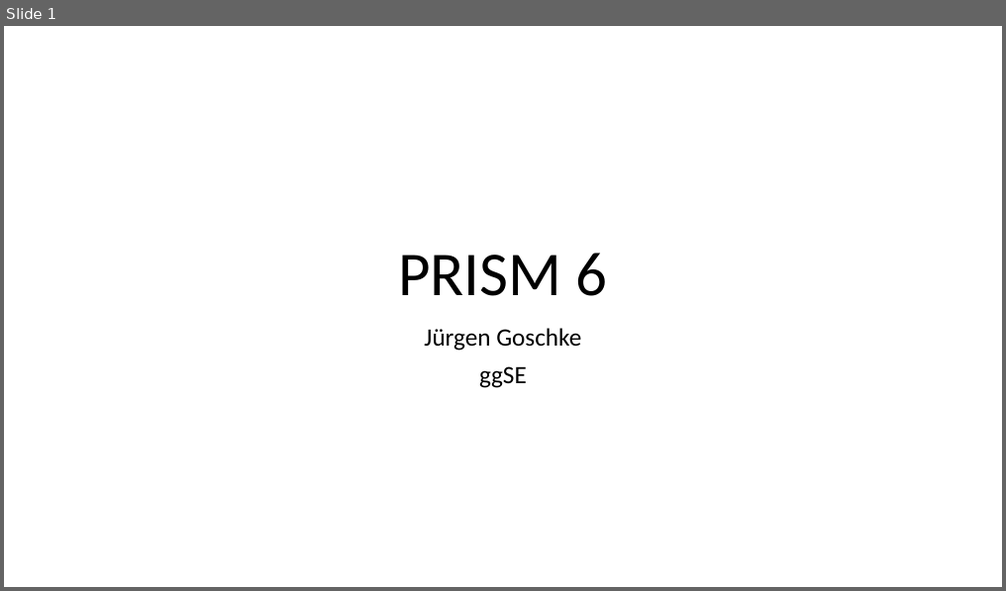
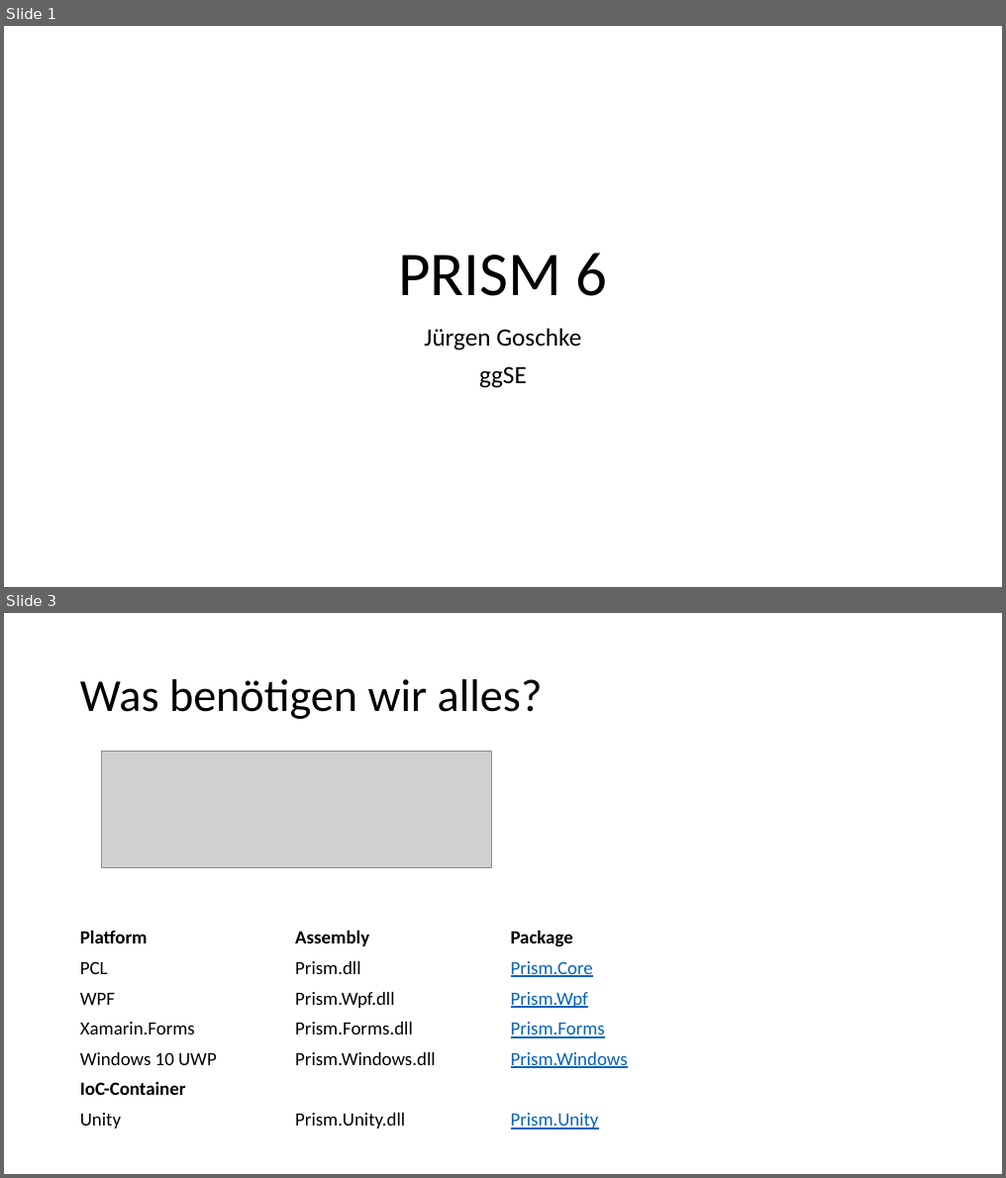
Before and after one commit to JGoschke/Usergroup, a slide deck: Prism6/Prism6.pptx. Shown one above the other, each under a label of ours: slide 1 before the commit, slides 1 and 3 after it; the slides between them are not shown. The pictures are 1006x591 and 1006x1178 pixels, drawn with LibreOffice and Linux fonts; fonts in the diff are those of the drawing; grey boxes stand for pictures. Boxes give left, top, right and bottom in pixels: in the first picture for what was removed or moved away, otherwise in the second. Text is boxed around its words. In the diff, an @@ line names an element or a change of style, - is before the commit and + after.

```diff
--- a/Prism6/Prism6.pptx
+++ b/Prism6/Prism6.pptx
@@ slide 3 added at (4, 613, 1002, 1174), background #FFFFFF @@
@@ title added at (80, 679, 543, 719), 44 pt, text #000000 @@
+Was benötigen wir alles?
@@ picture added at (101, 752, 491, 867) @@
@@ table added at (73, 923, 936, 1134), 7 rows, 4 columns @@
+Platform | Assembly | Package | 
+PCL | Prism.dll | Prism.Core | 
+WPF | Prism.Wpf.dll | Prism.Wpf | 
+Xamarin.Forms | Prism.Forms.dll | Prism.Forms | 
+Windows 10 UWP | Prism.Windows.dll | Prism.Windows | 
+IoC-Container |  |  | 
+Unity | Prism.Unity.dll | Prism.Unity | 
```
Also in this commit, not shown: 4 other slides added.
